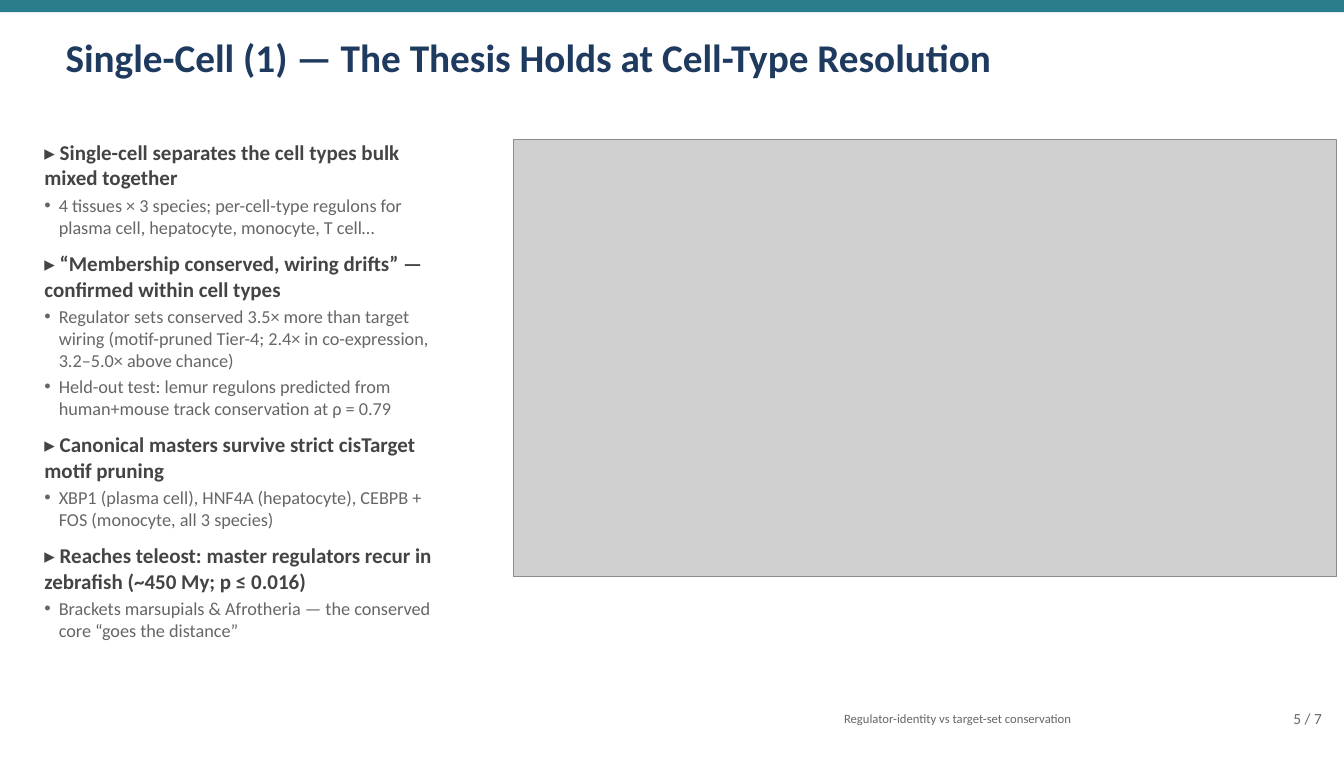
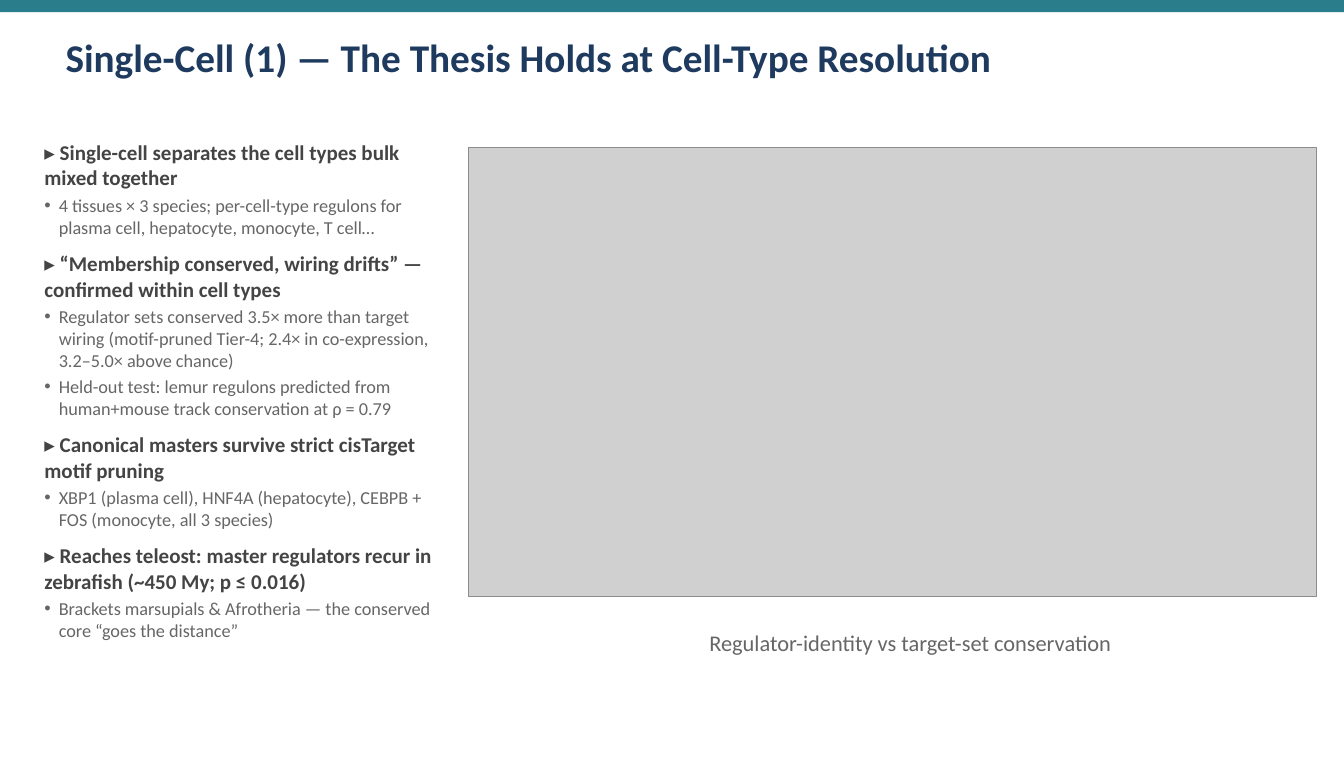
Before and after one commit to bcantarel/claudescience_hackaton_20260713, a slide deck: slide 5 of geneNetworking/geneNetworking_biologist_7slide.pptx. Drawn at 1344x757 pixels with LibreOffice and Linux fonts; fonts in the diff are those of the drawing; grey boxes stand for pictures. Boxes give left, top, right and bottom in pixels: in the first picture for what was removed or moved away, otherwise in the second. Text is boxed around its words. In the diff, an @@ line names an element or a change of style, - is before the commit and + after.

```diff
--- a/geneNetworking/geneNetworking_biologist_7slide.pptx
+++ b/geneNetworking/geneNetworking_biologist_7slide.pptx
@@ picture: place and size @@
-picture at box(514, 140, 1337, 577)
+picture at box(469, 147, 1317, 596)
@@ text "Regulator-identity vs target-set conservation": place and size @@
-text "Regulator-identity vs target-set conservation" at box(844, 714, 1071, 725)
+text "Regulator-identity vs target-set conservation" at box(709, 635, 1111, 655)
@@ text "Regulator-identity vs target-set conservation" at box(709, 635, 1111, 655): size 9 to 16 pt @@
@@ text removed at box(1293, 714, 1322, 724) @@
-5 / 7
```
Also in this commit, not shown: 4 other slides changed.
